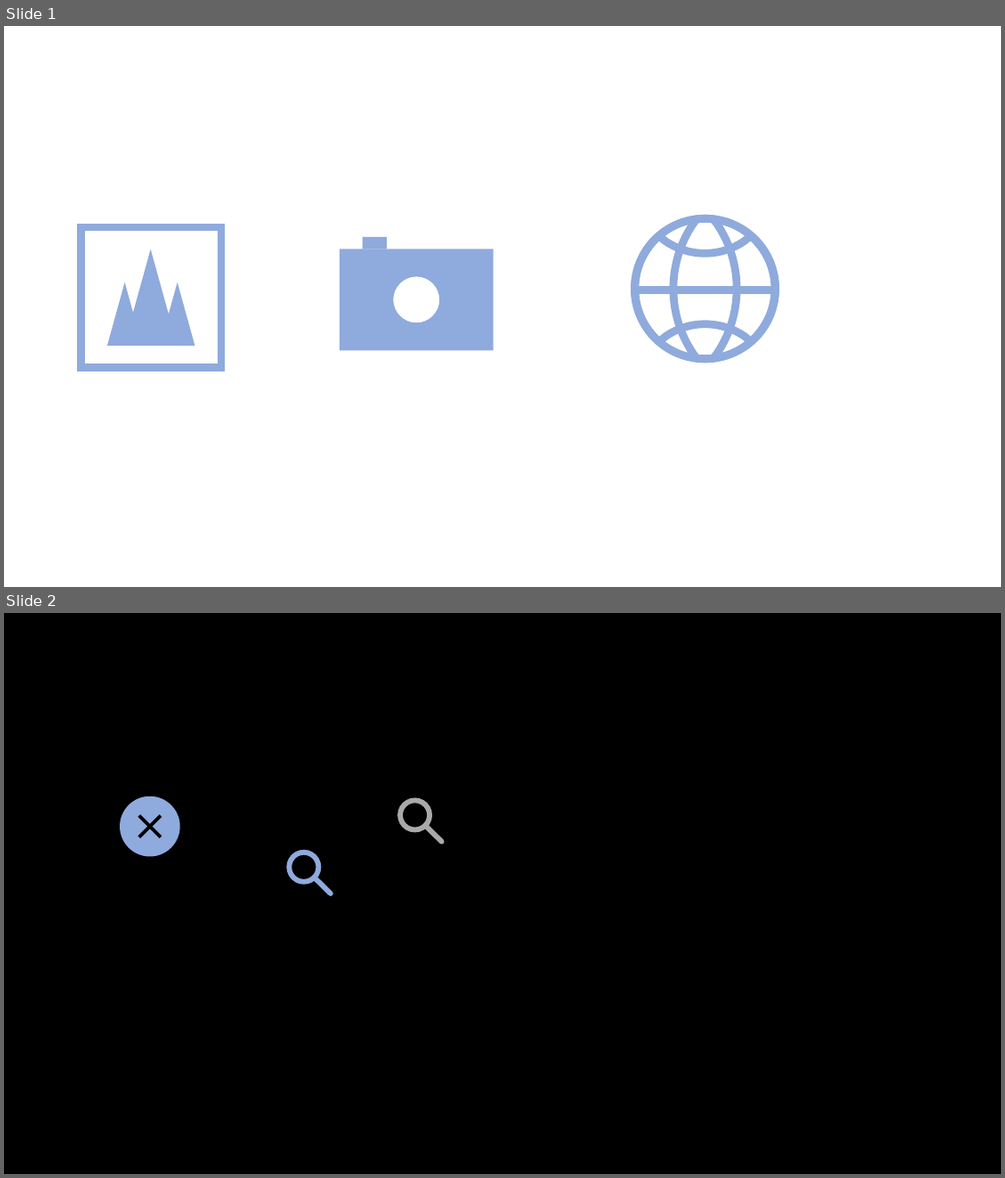
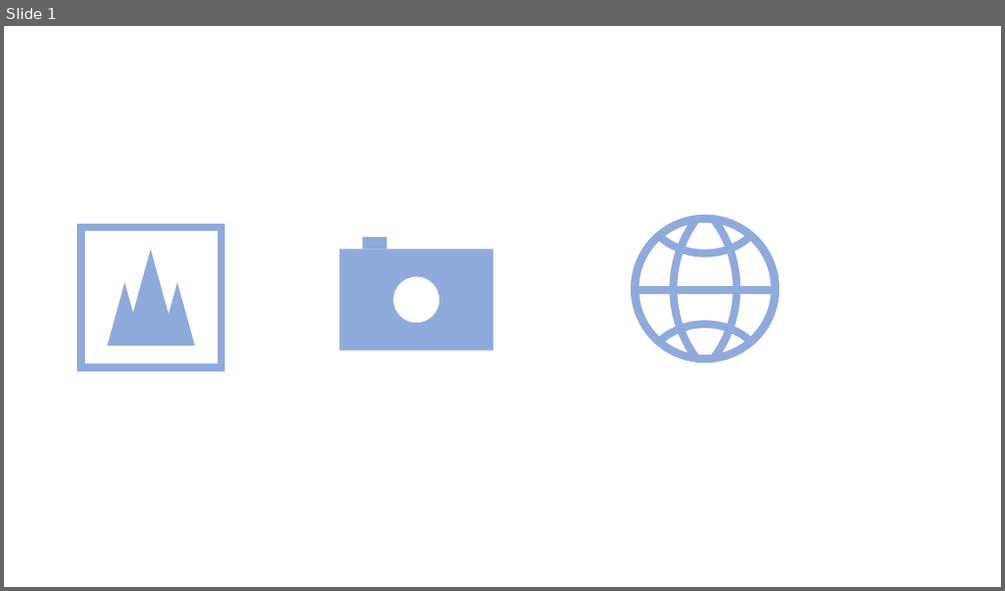
Before and after one commit to calorier/front-end, a slide deck: calorier/src/Common/icons.pptx. Shown one above the other, each under a label of ours: slides 1 and 2 before the commit, slide 1 after it. The pictures are 1005x1178 and 1005x591 pixels, drawn with LibreOffice and Linux fonts; fonts in the diff are those of the drawing. Boxes give left, top, right and bottom in pixels: in the first picture for what was removed or moved away, otherwise in the second. Text is boxed around its words. In the diff, an @@ line names an element or a change of style, - is before the commit and + after.

```diff
--- a/calorier/src/Common/icons.pptx
+++ b/calorier/src/Common/icons.pptx
@@ slide 2 removed at [4,613,1001,1174], background #000000 @@
@@ freeform shape removed at [120,796,180,857] @@
@@ ellipse removed at [400,801,429,830] @@
@@ line removed from (425, 826) to (442, 842) @@
@@ ellipse removed at [289,852,318,882] @@
@@ line removed from (315, 877) to (331, 893) @@
```
Also in this commit, not shown: 3 slides added, 13 other files.
